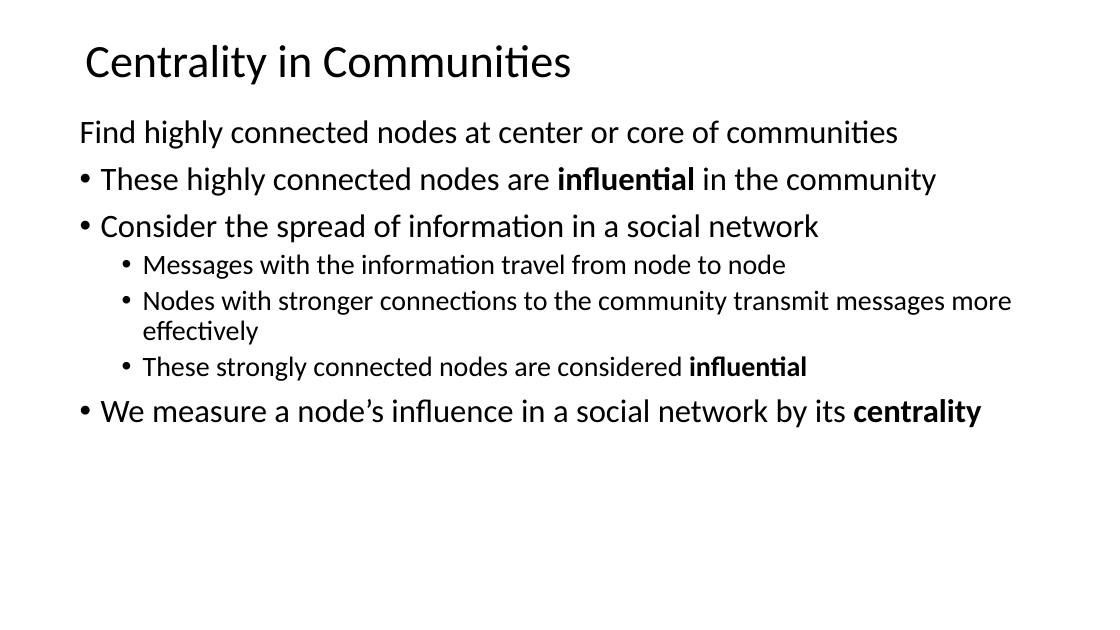
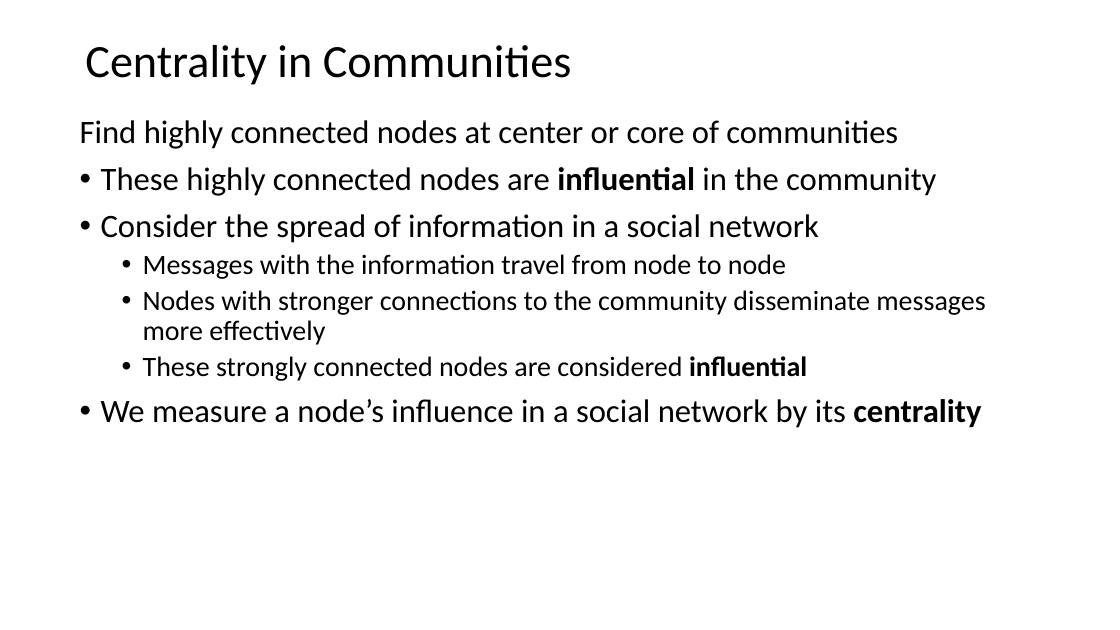
Before and after one commit to StephenElston/CSCI-E-108, a slide deck: slide 11 of slides/8_SocialNetworkAnalysis.pptx (slide 10 before the commit). Drawn at 1120x630 pixels with LibreOffice and Linux fonts; fonts in the diff are those of the drawing. Boxes give left, top, right and bottom in pixels: in the first picture for what was removed or moved away, otherwise in the second. Text is boxed around its words. In the diff, an @@ line names an element or a change of style, - is before the commit and + after.

```diff
--- a/slides/8_SocialNetworkAnalysis.pptx
+++ b/slides/8_SocialNetworkAnalysis.pptx
@@ text at (143,290,985,345): text changed @@
-  • Nodes with stronger connections to the community transmit messages more effectively
+  • Nodes with stronger connections to the community disseminate messages more effectively
```
Also in this commit, not shown: 4 other slides changed, 1 slide added, 2 slides removed.
